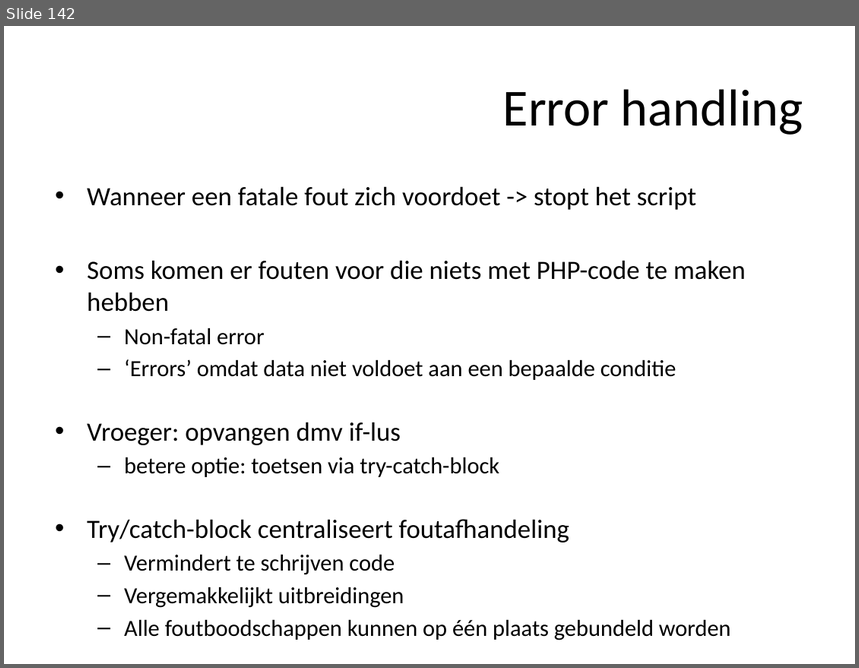
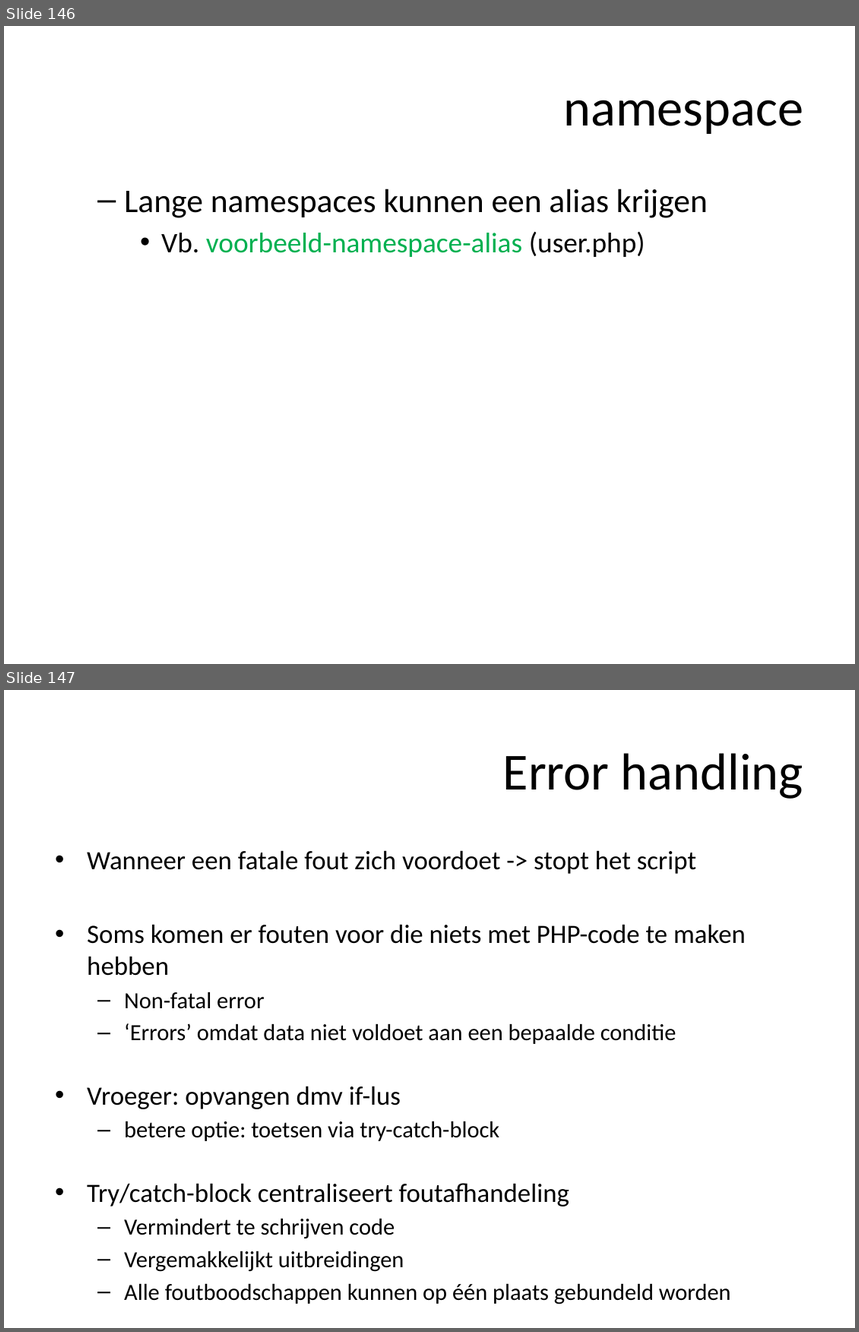
Before and after one commit to ajkea/web-backend-1, a slide deck: public/cursus/web-backend-cursus.pptx. Shown one above the other, each under a label of ours: slide 142 before the commit, slides 146 and 147 after it. The pictures are 859x668 and 859x1332 pixels, drawn with LibreOffice and Linux fonts; fonts in the diff are those of the drawing. Boxes give left, top, right and bottom in pixels: in the first picture for what was removed or moved away, otherwise in the second. Text is boxed around its words. In the diff, an @@ line names an element or a change of style, - is before the commit and + after.

Commit message:
add namespace theorie en voorbeelden

```diff
--- a/public/cursus/web-backend-cursus.pptx
+++ b/public/cursus/web-backend-cursus.pptx
@@ slide 146 added at box(4, 26, 855, 664), background #FFFFFF @@
@@ title added at box(564, 100, 804, 134), 44 pt, text #000000 @@
+namespace
@@ text added at box(124, 189, 708, 257), 24 pt, text #000000 @@
+  – Lange namespaces kunnen een alias krijgen
+    • Vb. voorbeeld-namespace-alias (user.php)
@@ what was slide 142 is now slide 147 @@
```
Also in this commit, not shown: 4 other slides added, 13 other files.
